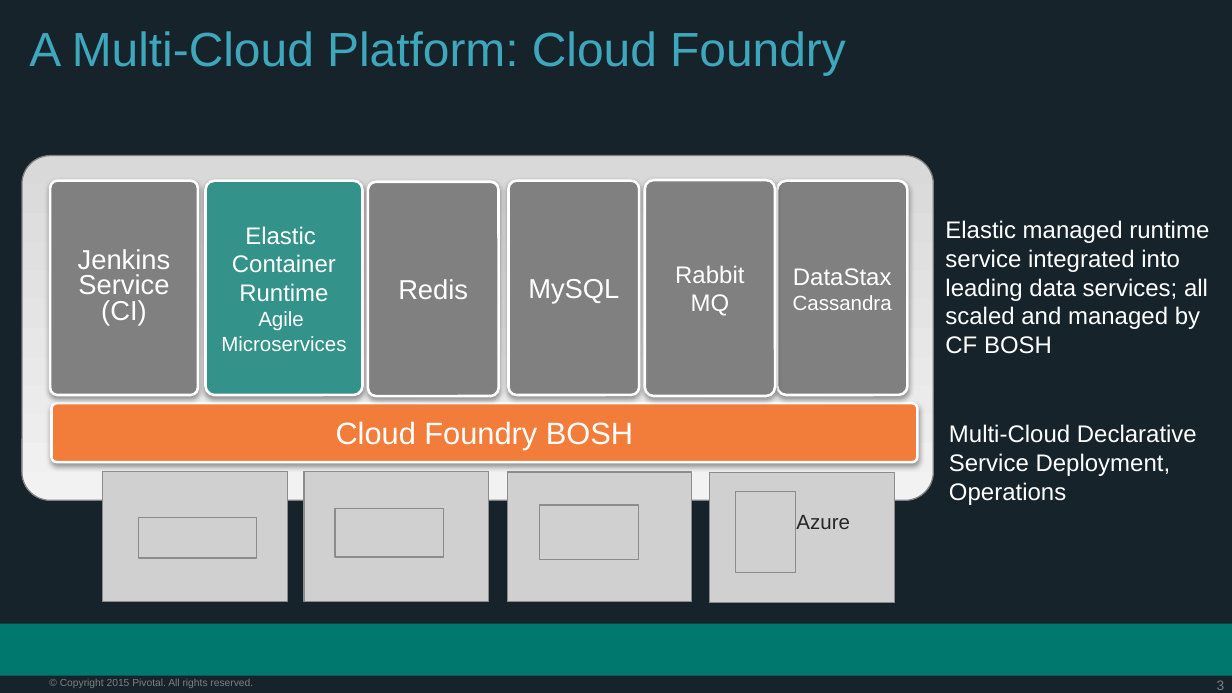
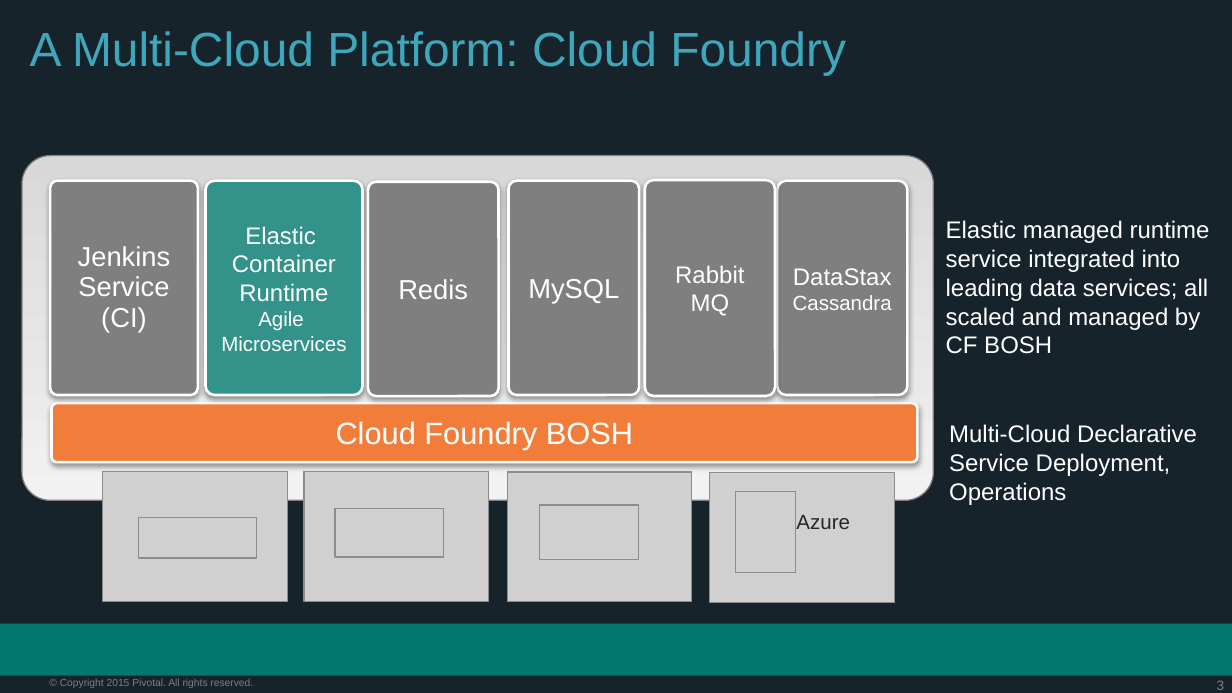
Before and after one commit to kishorepkr/PCF-Workshop-Fox, a slide deck: slide 3 of presentations/PCF-Architecture.pptx. Drawn at 1232x693 pixels with LibreOffice and Linux fonts; fonts in the diff are those of the drawing; grey boxes stand for pictures; background and template pictures are left out. Boxes give left, top, right and bottom in pixels: in the first picture for what was removed or moved away, otherwise in the second. Text is boxed around its words. In the diff, an @@ line names an element or a change of style, - is before the commit and + after.

```diff
--- a/presentations/PCF-Architecture.pptx
+++ b/presentations/PCF-Architecture.pptx
@@ rounded rectangle at [22, 155, 934, 500]: fill gradient #D9D9D9 to #F2F2F2 to gradient #D8D8D8 to #F2F2F2; outline #808080 0.75 pt to #7F7F7F 0.75 pt @@
@@ rounded rectangle "Jenkins Service" at [51, 181, 198, 395]: line spacing 14.8pt to 0.92; fill #808080 to #7F7F7F @@
```
Also in this commit, not shown: 18 other slides changed.
